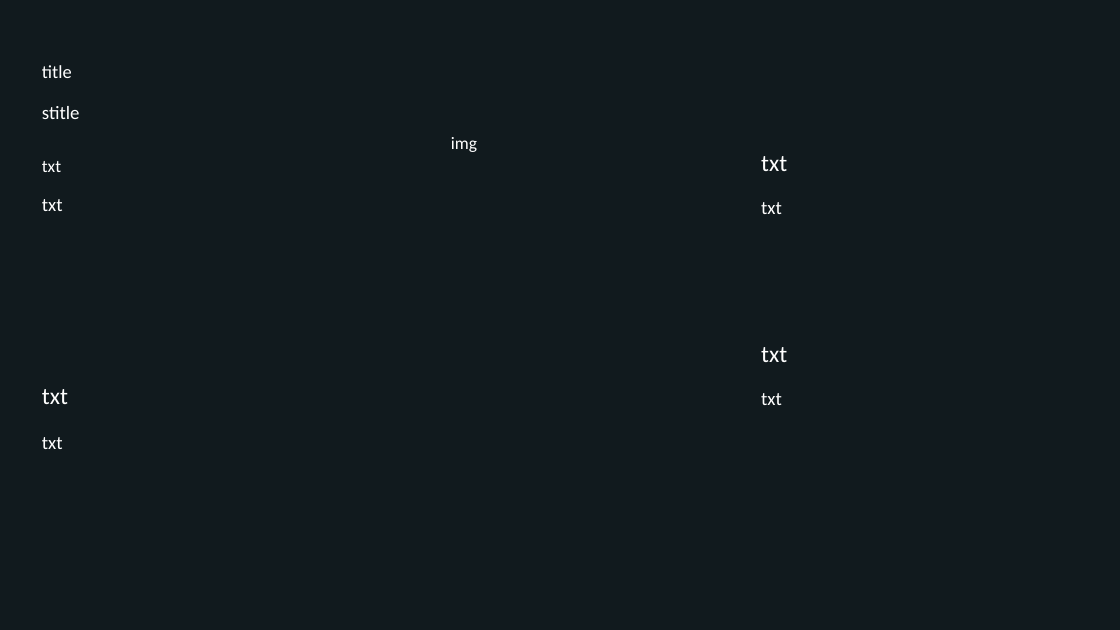
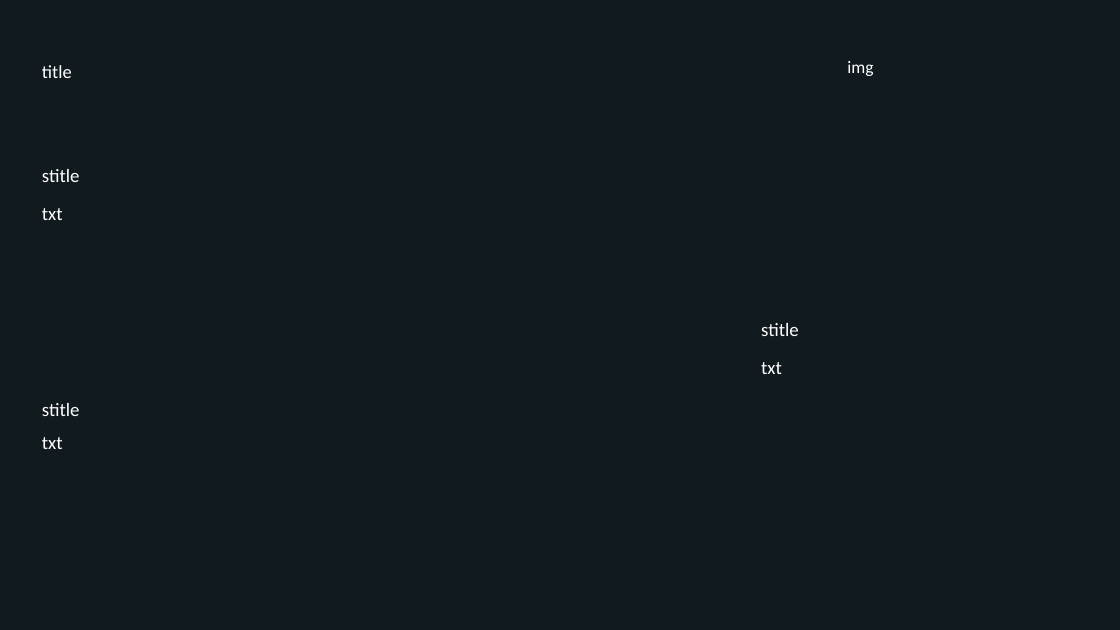
Before and after one commit to KarthikAvinash/Content-ppt-video-generator, a slide deck: slide 2 of tt.pptx. Drawn at 1120x630 pixels with LibreOffice and Linux fonts; fonts in the diff are those of the drawing; background and template pictures are left out; a plain dark background stands for a picture behind light text. Boxes give left, top, right and bottom in pixels: in the first picture for what was removed or moved away, otherwise in the second. Text is boxed around its words. In the diff, an @@ line names an element or a change of style, - is before the commit and + after.

```diff
--- a/tt.pptx
+++ b/tt.pptx
@@ text "img": place and size @@
-text "img" at [451,137,477,152]
+text "img" at [847,61,873,76]
@@ text removed at [42,161,61,172] @@
-txt
@@ text added at [42,169,80,182], 19.4 pt, text #FFFFFF @@
+stitle
@@ text removed at [761,156,787,171] @@
-txt
@@ text "txt": place and size @@
-text "txt" at [42,199,63,211]
+text "txt" at [42,208,63,220]
@@ text removed at [761,202,782,214] @@
-txt
@@ text added at [761,323,799,336], 19.4 pt, text #FFFFFF @@
+stitle
@@ text "txt": place and size @@
-text "txt" at [761,393,782,405]
+text "txt" at [761,362,782,374]
@@ text removed at [761,347,787,362] @@
-txt
@@ text "stitle": place and size @@
-text "stitle" at [42,106,80,119]
+text "stitle" at [42,403,80,416]
@@ text removed at [42,389,68,404] @@
-txt
```
Also in this commit, not shown: 2 other slides changed, 7 other files.
